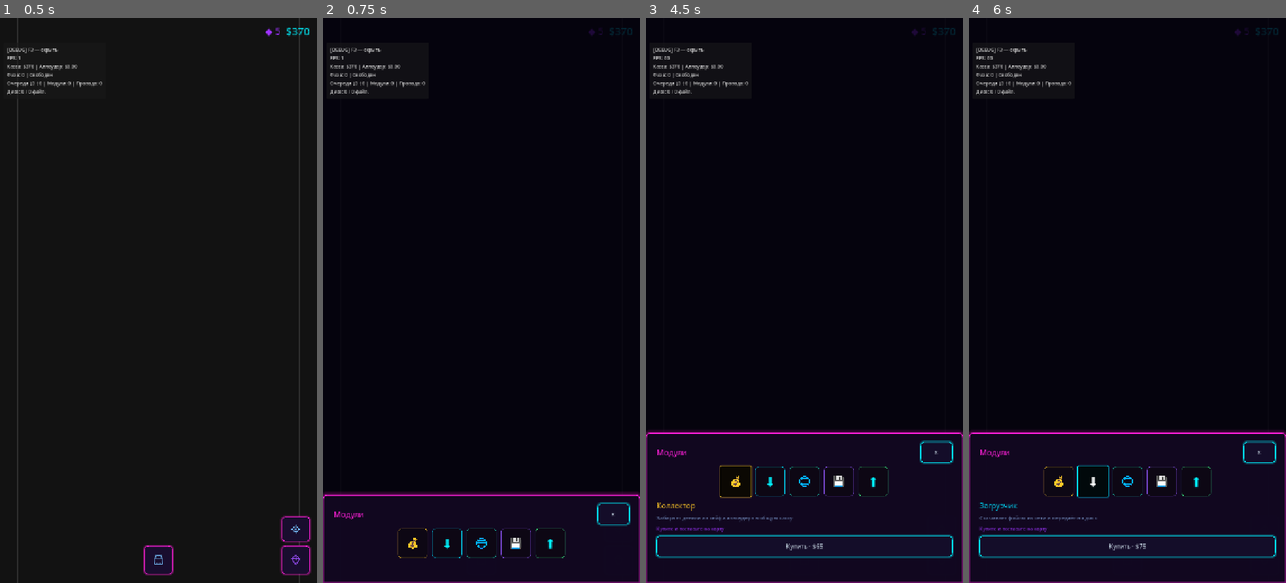
Above: before the commit, frames 1-4 (left to right).
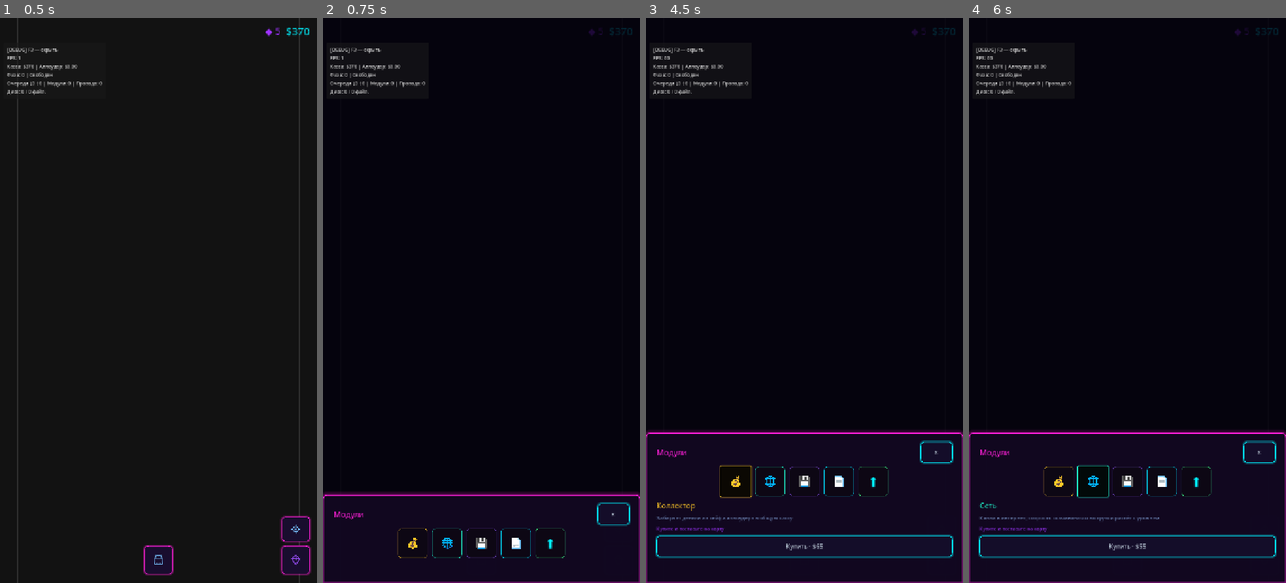
Above: after the commit, the same moments.

Repository: rkfsociety/UploadSimulator
Game: Godot game, scene res://scenes/main.tscn
The game is run twice, just before and just after one commit, with the same random seed, the same clock (stepped at 60 frames per second) and the same inputs.
Inputs (mouse positions are in pixels of both pictures, inside the frame that each line leads up to):
- Up to frame 1 (0.5 s): no input
- Up to frame 2 (0.75 s): click (481, 560) at 0.5 s
- Up to frame 3 (4.5 s): click (940, 526) at 1.25 s; click (940, 560) at 2 s; click "×" at 2.75 s; click (804, 560) at 3.5 s; click "💰" at 4.25 s
- Up to frame 4 (6 s): click "💰" at 5 s; click (1092, 481) at 5.75 s, where only the run before the commit has a clickable "⬇"

Frame 1 is identical in both runs. In frame 2, 0.2% of the frame differs, in the area x 34-66%, y 90-96%; in frame 3, 0.2%; in frame 4, 0.5%, in the area x 3-66%, y 79-94%.

Commit message:
Типизированные загрузчики: Text Downloader для текстовых файлов.
Тип файла задаётся в BlockDefs (file_type_id); миграция сохранений v4.

Diff:
--- a/scripts/core/defs/block_defs.gd
+++ b/scripts/core/defs/block_defs.gd
@@ -23,12 +23,13 @@
 			"net_in": {"kind": "net", "dir": "in"},
 		},
 	},
-	"downloader":
-	{
-		"name": "Загрузчик",
-		"icon": "⬇",
+	"text_downloader":
+	{
+		"name": "Text Downloader",
+		"icon": "📄",
 		"color": Color(0.0, 0.88, 1.0, 1.0),
-		"desc": "Скачивает файлы из сети и передаёт на диск",
+		"desc": "Скачивает текстовые файлы из сети и передаёт на диск",
+		"file_type_id": "text",
 		"cells_w": 5,
 		"cells_h": 3,
 		"unlocked_at_start": true,
@@ -106,8 +107,8 @@
 
 # Разрешённые пары типов; обход хранилища невозможен на уровне типов.
 const ALLOWED_WIRES: Array[Array] = [
-	["network", "downloader"],
-	["downloader", "storage"],
+	["network", "text_downloader"],
+	["text_downloader", "storage"],
 	["storage", "uploader"],
 	["uploader", "network"],
 	["uploader", "collector"],
@@ -169,7 +170,25 @@
 
 
 static func starter_kit_types() -> Array[String]:
-	return ["network", "downloader", "storage", "uploader", "collector"]
+	return ["network", "text_downloader", "storage", "uploader", "collector"]
+
+
+## Модуль-загрузчик привязан к типу файла (`file_type_id` в TYPES).
+static func is_downloader_type(type_id: String) -> bool:
+	return TYPES.get(type_id, {}).has("file_type_id")
+
+
+static func get_downloader_file_type(type_id: String) -> String:
+	return str(TYPES.get(type_id, {}).get("file_type_id", ""))
+
+
+static func downloader_type_ids() -> Array[String]:
+	var ids: Array[String] = []
+	for type_id in TYPES:
+		if is_downloader_type(type_id):
+			ids.append(type_id)
+	ids.sort()
+	return ids
 
 
 static func starter_kit_cost() -> int:
@@ -279,6 +298,12 @@
 		push_error(
 			"BlockDefs: тип «%s» должен иметь effect_per_level или capacity_files_per_level." % type_id
 		)
+	if is_downloader_type(type_id):
+		var ft := get_downloader_file_type(type_id)
+		if ft == "" or not FileDefs.TYPES.has(ft):
+			push_error(
+				"BlockDefs: загрузчик «%s» ссылается на неизвестный file_type_id «%s»." % [type_id, ft]
+			)
 	if cells_w(type_id) < MIN_CELLS_W or cells_h(type_id) < MIN_CELLS_H:
 		push_error(
 			"BlockDefs: тип «%s» — размер %dx%d меньше минимума %dx%d клеток."
--- a/scripts/core/game/game_constants.gd
+++ b/scripts/core/game/game_constants.gd
@@ -5,7 +5,7 @@
 # Preload убирает циклическую зависимость class_name при _static_init
 const _BalanceConfig := preload("res://scripts/core/game/game_balance_config.gd")
 
-const PIPELINE_LABEL := "Сеть → Загрузчик → Хранилище → Аплоудер → Сеть"
+const PIPELINE_LABEL := "Сеть → Text Downloader → Хранилище → Аплоудер → Сеть"
 const MONEY_PIPELINE_LABEL := "Аплоудер → Коллектор"
 const WIRING_HINT := "Круг = файлы и канал | Квадрат/ромб = деньги"
 
--- a/scripts/core/game/game_display_service.gd
+++ b/scripts/core/game/game_display_service.gd
@@ -37,23 +37,29 @@
 			var dl := ByteFormat.format_speed_bps(_pipeline.network_download_speed(uid))
 			var ul := ByteFormat.format_speed_bps(_pipeline.network_upload_speed(uid))
 			return "↓ %s  ↑ %s" % [dl, ul]
-		"downloader":
-			return (
-				"Качество: +%.0f%%"
-				% (GameBonus.effect_at_level("downloader", lvl) * 100.0)
-			)
-		"storage":
-			return "Вместимость: %d файл." % int(_storage.storage_capacity_for(uid))
-		"uploader":
-			return (
-				"Скорость ↑: %s"
-				% ByteFormat.format_speed_bps(_pipeline.upload_speed_for(uid))
-			)
-		"collector":
-			return (
-				"Бонус к сбору: +%.0f%%"
-				% (GameBonus.effect_at_level("collector", lvl) * 100.0)
-			)
+		_:
+			if BlockDefs.is_downloader_type(inst.type_id):
+				var ft := FileDefs.get_type_label(BlockDefs.get_downloader_file_type(inst.type_id))
+				return (
+					"%s · качество +%.0f%%"
+					% [
+						ft,
+						GameBonus.effect_at_level(inst.type_id, lvl) * 100.0,
+					]
+				)
+			match inst.type_id:
+				"storage":
+					return "Вместимость: %d файл." % int(_storage.storage_capacity_for(uid))
+				"uploader":
+					return (
+						"Скорость ↑: %s"
+						% ByteFormat.format_speed_bps(_pipeline.upload_speed_for(uid))
+					)
+				"collector":
+					return (
+						"Бонус к сбору: +%.0f%%"
+						% (GameBonus.effect_at_level("collector", lvl) * 100.0)
+					)
 	return ""
 
 
@@ -95,14 +101,15 @@
 	match inst.type_id:
 		"network":
 			_fill_network_display(empty, uid, chain_file)
-		"downloader":
-			_fill_downloader_display(empty, uid, chain_file)
 		"storage":
 			_fill_storage_display(empty)
 		"uploader":
 			_fill_uploader_display(empty, uid, chain_file)
 		"collector":
 			_fill_collector_display(empty, uid, chain_money)
+		_:
+			if BlockDefs.is_downloader_type(inst.type_id):
+				_fill_downloader_display(empty, uid, chain_file)
 	return empty
 
 
@@ -134,7 +141,8 @@
 		)
 		target["progress"] = job.progress
 	elif _pipeline.can_download_at(uid):
-		target["status"] = "Качает автоматически из сети"
+		var ft := FileDefs.get_type_label(BlockDefs.get_downloader_file_type(_field.get_instance_type(uid)))
+		target["status"] = "Качает %s автоматически" % ft
 	else:
 		target["status"] = _downloader_idle_hint(chain_file)
 
--- a/scripts/core/game/game_pipeline_service.gd
+++ b/scripts/core/game/game_pipeline_service.gd
@@ -181,9 +181,10 @@
 
 
 func run_block_action(uid: String) -> GameOperationResult:
-	match _field.get_instance_type(uid):
-		"downloader":
-			return enqueue_download()
+	var type_id := _field.get_instance_type(uid)
+	if BlockDefs.is_downloader_type(type_id):
+		return enqueue_download()
+	match type_id:
 		"uploader":
 			return enqueue_upload()
 		"collector":
@@ -197,8 +198,9 @@
 		return check
 	var chain := _wiring.get_file_chain()
 	var dl_uid: String = chain.get("downloader", "")
-	var file_type_id := FileDefs.pick_random_download_type(_rng)
-	if not FileDefs.is_downloadable_type(file_type_id):
+	var dl_type := _field.get_instance_type(dl_uid)
+	var file_type_id := BlockDefs.get_downloader_file_type(dl_type)
+	if file_type_id == "" or not FileDefs.is_downloadable_type(file_type_id):
 		return GameOperationResult.fail(GameOperationResult.Code.FILE_TYPE_UNSUPPORTED)
 	var dl_level := _field.get_instance_level(dl_uid)
 	var quality := 1.0 + float(dl_level) * GameConstants.QUALITY_PER_DOWNLOADER_LEVEL
--- a/scripts/core/game/game_state_data.gd
+++ b/scripts/core/game/game_state_data.gd
@@ -270,6 +270,9 @@
 	if version < 3:
 		_migrate_v2_unified_network_to_split(out)
 		version = 3
+	if version < 4:
+		_migrate_v3_downloader_to_typed(out)
+		version = 4
 	out["format_version"] = SaveConstants.FORMAT_VERSION
 	return out
 
@@ -394,9 +397,9 @@
 		var block: Dictionary = (item as Dictionary).duplicate(true)
 		var type_id := str(block.get("type_id", block.get("type", "")))
 		if type_id == "network":
-			block["type_id"] = "downloader"
+			block["type_id"] = "text_downloader"
 			if block.has("type"):
-				block["type"] = "downloader"
+				block["type"] = "text_downloader"
 			converted_uids[str(block.get("uid", ""))] = true
 			converted_count += 1
 			migrated_placed.append(block)
@@ -414,7 +417,7 @@
 	if unlocked_raw is Array:
 		for type_id: Variant in unlocked_raw:
 			unlocked.append(str(type_id))
-	for extra in ["downloader", "uploader", "network"]:
+	for extra in ["text_downloader", "uploader", "network"]:
 		if extra not in unlocked:
 			unlocked.append(extra)
 	payload["unlocked_module_types"] = unlocked
@@ -440,3 +443,46 @@
 			continue
 		kept_wires.append(link)
 	payload["wire_connections"] = kept_wires
+
+
+static func _migrate_v3_downloader_to_typed(payload: Dictionary) -> void:
+	var stock: Dictionary = {}
+	var stock_raw: Variant = payload.get("block_stock", {})
+	if stock_raw is Dictionary:
+		stock = (stock_raw as Dictionary).duplicate()
+	if stock.has("downloader"):
+		var count := int(stock["downloader"])
+		stock.erase("downloader")
+		stock["text_downloader"] = int(stock.get("text_downloader", 0)) + count
+		payload["block_stock"] = stock
+
+	var unlocked: Array = []
+	var unlocked_raw: Variant = payload.get("unlocked_module_types", [])
+	if unlocked_raw is Array:
+		for type_id: Variant in unlocked_raw:
+			var tid := str(type_id)
+			if tid == "downloader":
+				if "text_downloader" not in unlocked:
+					unlocked.append("text_downloader")
+			else:
+				unlocked.append(tid)
+	if "text_downloader" not in unlocked:
+		unlocked.append("text_downloader")
+	payload["unlocked_module_types"] = unlocked
+
+	var placed_raw: Array = []
+	var placed_src: Variant = payload.get("placed_blocks", [])
+	if placed_src is Array:
+		placed_raw = placed_src as Array
+	var migrated_placed: Array = []
+	for item: Variant in placed_raw:
+		if not item is Dictionary:
+			continue
+		var block: Dictionary = (item as Dictionary).duplicate(true)
+		var type_id := str(block.get("type_id", block.get("type", "")))
+		if type_id == "downloader":
+			block["type_id"] = "text_downloader"
+			if block.has("type"):
+				block["type"] = "text_downloader"
+		migrated_placed.append(block)
+	payload["placed_blocks"] = migrated_placed
--- a/scripts/core/game/game_wiring_service.gd
+++ b/scripts/core/game/game_wiring_service.gd
@@ -117,14 +117,14 @@
 
 ## Полная цепочка: сеть→загрузчик→хранилище→аплоудер→сеть (один uid сети и хранилища).
 func get_file_chain() -> Dictionary:
-	var files_a := _find_wired_pair("downloader", "file_out", "storage", "file_in")
+	var files_a := _find_downloader_to_storage()
 	if files_a.is_empty():
 		return {}
 	var files_b := _find_wired_pair("storage", "file_out", "uploader", "file_in")
 	if files_b.is_empty() or files_b.get("from_uid", "") != files_a.get("to_uid", ""):
 		return {}
-	var net_dl := _find_wired_pair("network", "net_out", "downloader", "net_in")
-	if net_dl.is_empty():
+	var net_dl := _find_network_to_downloader()
+	if net_dl.is_empty() or net_dl.get("to_uid", "") != files_a.get("from_uid", ""):
 		return {}
 	var net_ul := _find_wired_pair("uploader", "net_out", "network", "net_in")
 	if net_ul.is_empty():
@@ -170,10 +170,34 @@
 	return {}
 
 
+func _find_downloader_to_storage() -> Dictionary:
+	for link: WireLink in _data.get_wire_connections():
+		if link.from_port != "file_out" or link.to_port != "file_in":
+			continue
+		if not BlockDefs.is_downloader_type(_field.get_instance_type(link.from_uid)):
+			continue
+		if _field.get_instance_type(link.to_uid) != "storage":
+			continue
+		return {"from_uid": link.from_uid, "to_uid": link.to_uid}
+	return {}
+
+
+func _find_network_to_downloader() -> Dictionary:
+	for link: WireLink in _data.get_wire_connections():
+		if link.from_port != "net_out" or link.to_port != "net_in":
+			continue
+		if _field.get_instance_type(link.from_uid) != "network":
+			continue
+		if not BlockDefs.is_downloader_type(_field.get_instance_type(link.to_uid)):
+			continue
+		return {"from_uid": link.from_uid, "to_uid": link.to_uid}
+	return {}
+
+
 func _connection_error(from_type: String, to_type: String) -> String:
-	if from_type == "downloader" and to_type == "uploader":
+	if BlockDefs.is_downloader_type(from_type) and to_type == "uploader":
 		return "Нельзя напрямую: загрузчик → аплоудер. Нужно хранилище."
-	if from_type == "downloader" and to_type == "collector":
+	if BlockDefs.is_downloader_type(from_type) and to_type == "collector":
 		return "Нельзя: загрузчик → коллектор."
 	if from_type == "network" and to_type == "collector":
 		return "Нельзя: сеть → коллектор. Деньги идут через аплоудер."
--- a/scripts/core/save/save_constants.gd
+++ b/scripts/core/save/save_constants.gd
@@ -2,5 +2,5 @@
 class_name SaveConstants
 ## Константы системы сохранений (слоты, версия формата).
 
-const FORMAT_VERSION: int = 3
+const FORMAT_VERSION: int = 4
 const DEFAULT_SLOT: String = "slot_1"
--- a/scripts/systems/field/port_utils.gd
+++ b/scripts/systems/field/port_utils.gd
@@ -63,7 +63,7 @@
 	var from_type: String = GameState.field.get_instance_type(link.from_uid)
 	if from_type == "network" and not GameState.access.get_download_queue().is_empty():
 		return FieldMapConstants.WIRE_FLOW_ACTIVE
-	if from_type == "downloader" and not GameState.access.get_download_queue().is_empty():
+	if BlockDefs.is_downloader_type(from_type) and not GameState.access.get_download_queue().is_empty():
 		return FieldMapConstants.WIRE_FLOW_ACTIVE
 	if from_type == "storage" and not GameState.access.get_upload_queue().is_empty():
 		return FieldMapConstants.WIRE_FLOW_ACTIVE
--- a/tests/unit/test_block_defs.gd
+++ b/tests/unit/test_block_defs.gd
@@ -1,23 +1,23 @@
 extends RefCounted
 ## Unit-тесты схемы блоков и разрешённых соединений.
 
-var case_count := 6
+var case_count := 7
 
 
 func run() -> Array[String]:
 	var errors: Array[String] = []
 	if BlockDefs.starter_kit_cost() <= 0:
 		errors.append("starter_kit_cost должен быть > 0")
-	if not BlockDefs.is_allowed_wire("network", "net_out", "downloader", "net_in"):
-		errors.append("network→downloader (канал) должно быть разрешено")
-	if not BlockDefs.is_allowed_wire("downloader", "file_out", "storage", "file_in"):
-		errors.append("downloader→storage должно быть разрешено")
-	if not BlockDefs.is_allowed_wire("storage", "file_out", "uploader", "file_in"):
-		errors.append("storage→uploader должно быть разрешено")
-	if not BlockDefs.is_allowed_wire("uploader", "net_out", "network", "net_in"):
-		errors.append("uploader→network (канал) должно быть разрешено")
-	if BlockDefs.is_allowed_wire("downloader", "file_out", "uploader", "file_in"):
-		errors.append("downloader→uploader напрямую запрещено")
+	if not BlockDefs.is_downloader_type("text_downloader"):
+		errors.append("text_downloader должен быть типом загрузчика")
+	if BlockDefs.get_downloader_file_type("text_downloader") != "text":
+		errors.append("text_downloader → file_type text")
+	if not BlockDefs.is_allowed_wire("network", "net_out", "text_downloader", "net_in"):
+		errors.append("network→text_downloader (канал) должно быть разрешено")
+	if not BlockDefs.is_allowed_wire("text_downloader", "file_out", "storage", "file_in"):
+		errors.append("text_downloader→storage должно быть разрешено")
+	if BlockDefs.is_allowed_wire("text_downloader", "file_out", "uploader", "file_in"):
+		errors.append("text_downloader→uploader напрямую запрещено")
 	var money := BlockDefs.resolve_wire_ports("uploader", "collector")
 	if money.is_empty() or money["from_port"] != "money_out":
 		errors.append("uploader→collector должно использовать money_out")
--- a/tests/unit/test_field_relocate.gd
+++ b/tests/unit/test_field_relocate.gd
@@ -23,10 +23,10 @@
 			errors.append("координаты после relocate")
 	else:
 		errors.append("relocate_block")
-	data.add_block_stock("downloader", 1)
-	var place_dl := field.place_block("downloader", 24, 0)
+	data.add_block_stock("text_downloader", 1)
+	var place_dl := field.place_block("text_downloader", 24, 0)
 	if not place_dl.is_ok():
-		errors.append("place_block downloader")
+		errors.append("place_block text_downloader")
 		return errors
 	if field.can_relocate_block(uid, 24, 0):
 		errors.append("relocate в занятую клетку должен быть запрещён")
--- a/tests/unit/test_game_models.gd
+++ b/tests/unit/test_game_models.gd
@@ -21,8 +21,8 @@
 	var restored := BlockInstance.from_dict(d)
 	if restored.uid != inst.uid or restored.type_id != inst.type_id:
 		errors.append("BlockInstance to_dict/from_dict")
-	var legacy := BlockInstance.from_legacy_dict({"uid": "x", "type": "downloader", "gx": 1, "gy": 0})
-	if legacy.type_id != "downloader":
+	var legacy := BlockInstance.from_legacy_dict({"uid": "x", "type": "text_downloader", "gx": 1, "gy": 0})
+	if legacy.type_id != "text_downloader":
 		errors.append("BlockInstance.from_legacy_dict type")
 
 
--- a/tests/unit/test_game_pipeline_critical.gd
+++ b/tests/unit/test_game_pipeline_critical.gd
@@ -190,11 +190,11 @@
 	var wiring: GameWiringService = stack.wiring
 	var data: GameStateData = stack.data
 	data.add_block_stock("network", 1)
-	data.add_block_stock("downloader", 1)
+	data.add_block_stock("text_downloader", 1)
 	data.add_block_stock("storage", 1)
 	data.add_block_stock("uploader", 1)
 	var n := field.place_block("network", 0, 0)
-	var d := field.place_block("downloader", 8, 0)
+	var d := field.place_block("text_downloader", 8, 0)
 	var s := field.place_block("storage", 20, 0)
 	var u := field.place_block("uploader", 32, 0)
 	if not n.is_ok() or not d.is_ok() or not s.is_ok() or not u.is_ok():
--- a/tests/unit/test_game_save.gd
+++ b/tests/unit/test_game_save.gd
@@ -21,7 +21,7 @@
 	premium.grant(2, PremiumCurrencyService.Source.ADMIN)
 	data.unlock_module_type("cache")
 	data.set_block_stock("storage", 1)
-	var inst := BlockInstance.create("downloader", 1, 2, "blk_test", 2)
+	var inst := BlockInstance.create("text_downloader", 1, 2, "blk_test", 2)
 	data.get_placed_blocks().append(inst)
 	var payload := GameSaveSnapshot.capture(data, premium).to_payload()
 	var restored := GameStateData.new()
@@ -100,7 +100,7 @@
 	var starter := float(BlockDefs.starter_kit_cost())
 	data.add_money(500.0)
 	premium.grant(7, PremiumCurrencyService.Source.ADMIN)
-	data.get_placed_blocks().append(BlockInstance.create("downloader", 0, 0, "blk_x", 3))
+	data.get_placed_blocks().append(BlockInstance.create("text_downloader", 0, 0, "blk_x", 3))
 	svc.save("reset_slot")
 	if not svc.reset_progress("reset_slot"):
 		errors.append("reset_progress: возврат true")
--- a/tests/unit/test_game_wiring.gd
+++ b/tests/unit/test_game_wiring.gd
@@ -12,7 +12,7 @@
 	var wiring := GameWiringService.new(data, host, field)
 	var uids := _place_modules(field, data)
 	var n_uid: String = uids.get("network", "")
-	var d_uid: String = uids.get("downloader", "")
+	var d_uid: String = uids.get("text_downloader", "")
 	var s_uid: String = uids.get("storage", "")
 	var u_uid: String = uids.get("uploader", "")
 	if n_uid == "" or d_uid == "" or s_uid == "" or u_uid == "":
@@ -37,7 +37,7 @@
 func _place_modules(field: GameFieldService, data: GameStateData) -> Dictionary:
 	var uids := {}
 	var gx := 0
-	for type_id in ["network", "downloader", "storage", "uploader"]:
+	for type_id in ["network", "text_downloader", "storage", "uploader"]:
 		data.add_block_stock(type_id, 1)
 		var place := field.place_block(type_id, gx, 0)
 		uids[type_id] = place.get_uid() if place.is_ok() else ""
--- a/tests/unit/test_module_unlock.gd
+++ b/tests/unit/test_module_unlock.gd
@@ -16,7 +16,7 @@
 			shop_types.append(k)
 	if shop_types.size() != BlockDefs.starter_kit_types().size():
 		errors.append("в магазине $ только открытые типы")
-	data.unlock_module_type("downloader")
-	if not data.is_module_type_unlocked("downloader"):
+	data.unlock_module_type("text_downloader")
+	if not data.is_module_type_unlocked("text_downloader"):
 		errors.append("unlock_module_type должен отмечать тип")
 	return errors
--- a/tests/unit/test_operation_errors.gd
+++ b/tests/unit/test_operation_errors.gd
@@ -25,7 +25,7 @@
 ) -> void:
 	# Свежая GameStateData стартует с кассой = стоимость набора ($315) — обнуляем для теста
 	data.set_money(0.0)
-	var check := field.check_buy_block("downloader")
+	var check := field.check_buy_block("text_downloader")
 	if check.is_ok():
 		errors.append("покупка без денег должна падать")
 	elif check.code != GameOperationResult.Code.FIELD_INSUFFICIENT_MONEY:
@@ -40,11 +40,11 @@
 	pipeline: GamePipelineService,
 ) -> void:
 	data.add_block_stock("network", 1)
-	data.add_block_stock("downloader", 1)
+	data.add_block_stock("text_downloader", 1)
 	data.add_block_stock("storage", 1)
 	data.add_block_stock("uploader", 1)
 	var n := field.place_block("network", 0, 0)
-	var d := field.place_block("downloader", 8, 0)
+	var d := field.place_block("text_downloader", 8, 0)
 	var s := field.place_block("storage", 20, 0)
 	var u := field.place_block("uploader", 32, 0)
 	if not n.is_ok() or not d.is_ok() or not s.is_ok() or not u.is_ok():
